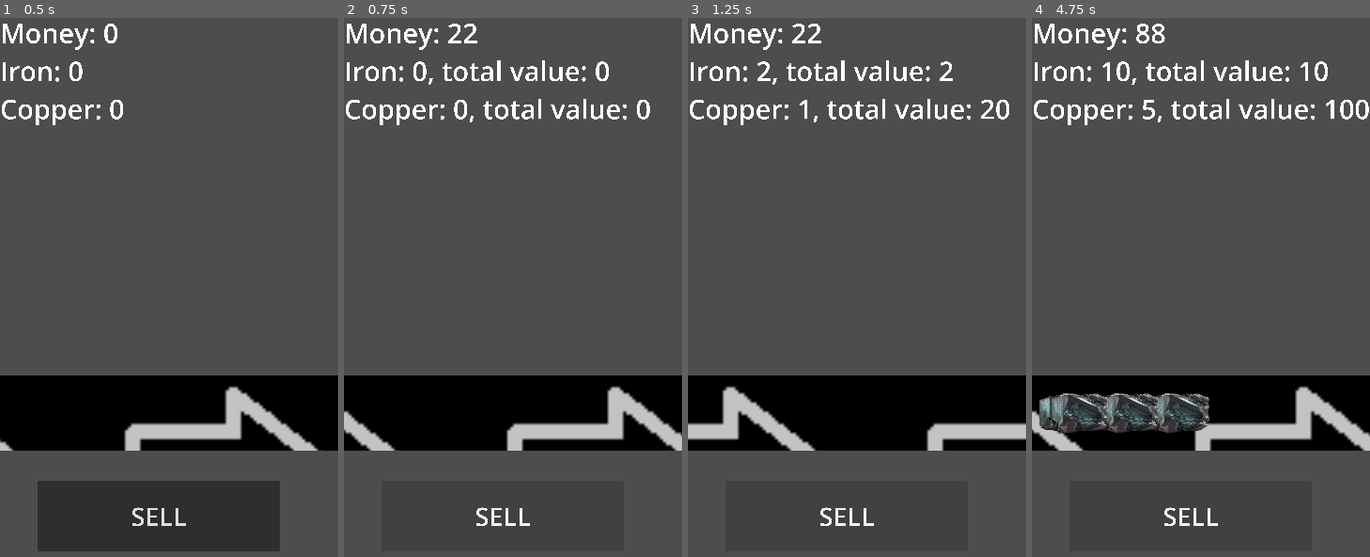
Above: before the commit, frames 1-4 (left to right).
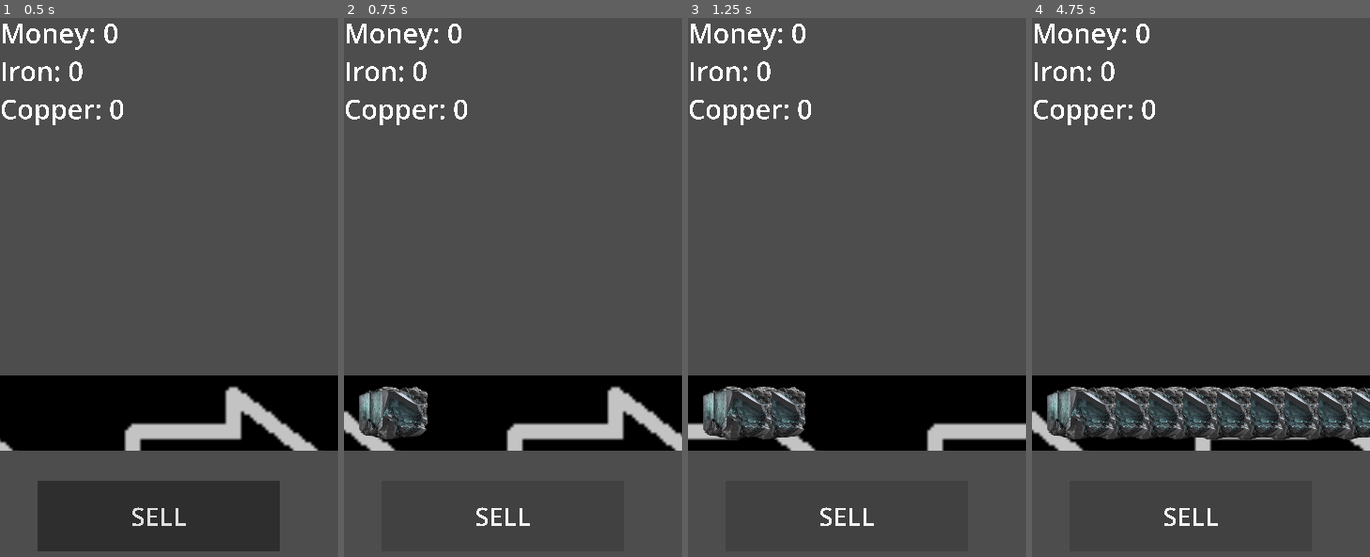
Above: after the commit, the same moments.

Repository: TheHaput/IdleProyecto
Game: Godot game, scene res://scenes/main.tscn
Two runs of this game, one before a commit and one after it. Both use one fixed random seed, a clock stepped at 60 frames per second and the inputs below.
Inputs:
- Up to frame 1 (0.5 s): no input
- Up to frame 2 (0.75 s): click "SELL" at 0.5 s
- Up to frame 3 (1.25 s): no input
- Up to frame 4 (4.75 s): click "SELL" at 1.25 s; click "SELL" at 2 s

Frame 1 is identical in both runs. In frame 2, 3.0% of the frame differs, in the area x 4-91%, y 1-79%; in frame 3, 4.1%; in frame 4, 9.2%, in the area x 2-100%, y 1-79%.

Commit message:
Eliminado archivos que ya no hacen falta. Implementado auto-venta de objetos al final de la cinta

Diff:
--- a/idleproyecto/resources/Copper.tres
+++ /dev/null
@@ -1,10 +0,0 @@
-[gd_resource type="Resource" script_class="ResourceData" load_steps=3 format=3 uid="uid://um3r4b6pulml"]
-
-[ext_resource type="Script" path="res://scripts/ResourceData.gd" id="1_laifh"]
-[ext_resource type="Texture2D" uid="uid://b2mlw2hfr0mc2" path="res://assets/sprites/copperOre.png" id="2_uari1"]
-
-[resource]
-script = ExtResource("1_laifh")
-name = "Copper"
-value = 20
-sprite = ExtResource("2_uari1")
--- a/idleproyecto/resources/Iron.tres
+++ /dev/null
@@ -1,10 +0,0 @@
-[gd_resource type="Resource" script_class="ResourceData" load_steps=3 format=3 uid="uid://oaja5cm7biir"]
-
-[ext_resource type="Script" path="res://scripts/ResourceData.gd" id="1_vpj5w"]
-[ext_resource type="Texture2D" uid="uid://dikst82eckk55" path="res://assets/sprites/ironOre.png" id="2_gdsh1"]
-
-[resource]
-script = ExtResource("1_vpj5w")
-name = "Iron"
-value = 1
-sprite = ExtResource("2_gdsh1")
--- a/idleproyecto/scenes/conveyor.tres
+++ /dev/null
@@ -1,46 +0,0 @@
-[gd_resource type="VisualShader" load_steps=4 format=3 uid="uid://d1ibu72vyinek"]
-
-[ext_resource type="Texture2D" uid="uid://dncnktx4bwvg1" path="res://assets/sprites/Conveyor 22222.png" id="1_ona63"]
-
-[sub_resource type="VisualShaderNodeTexture" id="VisualShaderNodeTexture_fodu6"]
-source = 2
-texture = ExtResource("1_ona63")
-texture_type = 1
-
-[sub_resource type="VisualShaderNodeVectorFunc" id="VisualShaderNodeVectorFunc_1xjsc"]
-default_input_values = [0, Vector2(0, 0)]
-op_type = 0
-function = 18
-
-[resource]
-code = "shader_type canvas_item;
-render_mode blend_mix;
-
-
-
-
-void fragment() {
-// VectorFunc:3
-	vec2 n_in3p0 = vec2(0.00000, 0.00000);
-	vec2 n_out3p0 = fract(n_in3p0);
-
-
-	vec4 n_out2p0;
-// Texture2D:2
-	n_out2p0 = texture(TEXTURE, n_out3p0);
-
-
-// Output:0
-	NORMAL = vec3(n_out2p0.xyz);
-
-
-}
-"
-mode = 1
-flags/light_only = false
-nodes/fragment/0/position = Vector2(640, 220)
-nodes/fragment/2/node = SubResource("VisualShaderNodeTexture_fodu6")
-nodes/fragment/2/position = Vector2(260, 220)
-nodes/fragment/3/node = SubResource("VisualShaderNodeVectorFunc_1xjsc")
-nodes/fragment/3/position = Vector2(-20, 320)
-nodes/fragment/connections = PackedInt32Array(3, 0, 2, 0, 2, 0, 0, 2)
--- a/idleproyecto/scenes/conveyor.tscn
+++ b/idleproyecto/scenes/conveyor.tscn
@@ -1,10 +1,8 @@
-[gd_scene load_steps=7 format=3 uid="uid://df4hmpimw53v4"]
+[gd_scene load_steps=5 format=3 uid="uid://df4hmpimw53v4"]
 
 [ext_resource type="Script" path="res://scripts/ConveyorBelt.gd" id="1_63gp6"]
 [ext_resource type="Shader" path="res://assets/shaders/conveyorAnimation.gdshader" id="2_x4rgq"]
 [ext_resource type="Texture2D" uid="uid://dncnktx4bwvg1" path="res://assets/sprites/Conveyor 22222.png" id="3_k0vku"]
-[ext_resource type="Texture2D" uid="uid://dueo8yulcsk3m" path="res://assets/sprites/Machine_sprite.png" id="4_126ku"]
-[ext_resource type="Script" path="res://scripts/Machine.gd" id="5_c23sg"]
 
 [sub_resource type="ShaderMaterial" id="ShaderMaterial_cyh4c"]
 shader = ExtResource("2_x4rgq")
@@ -20,12 +18,3 @@
 centered = false
 offset = Vector2(-10, -50)
 script = ExtResource("1_63gp6")
-
-[node name="Machines" type="Node2D" parent="."]
-visible = false
-
-[node name="Machine1" type="Sprite2D" parent="Machines" groups=["Machines"]]
-position = Vector2(50, 0)
-scale = Vector2(0.03, 0.15)
-texture = ExtResource("4_126ku")
-script = ExtResource("5_c23sg")
--- a/idleproyecto/scenes/gui.tscn
+++ b/idleproyecto/scenes/gui.tscn
@@ -1,6 +1,4 @@
-[gd_scene load_steps=2 format=3 uid="uid://dwuqi8bn3vv5c"]
-
-[ext_resource type="Script" path="res://scripts/amountsControls.gd" id="1_qhhxt"]
+[gd_scene format=3 uid="uid://dwuqi8bn3vv5c"]
 
 [node name="Control" type="Control"]
 layout_mode = 3
@@ -9,35 +7,30 @@
 anchor_bottom = 1.0
 grow_horizontal = 2
 grow_vertical = 2
-script = ExtResource("1_qhhxt")
 
-[node name="VBoxContainer" type="VBoxContainer" parent="."]
+[node name="Labels" type="VBoxContainer" parent="."]
 layout_mode = 1
 offset_right = 552.0
 offset_bottom = 503.0
 scale = Vector2(0.06, 0.06)
 
-[node name="MoneyLabel" type="Label" parent="VBoxContainer"]
+[node name="MoneyLabel" type="Label" parent="Labels"]
 texture_filter = 1
 layout_mode = 2
 theme_override_font_sizes/font_size = 120
 text = "Money: 0"
 
-[node name="IronLabel" type="Label" parent="VBoxContainer"]
+[node name="IronLabel" type="Label" parent="Labels"]
 layout_mode = 2
 theme_override_font_sizes/font_size = 120
 text = "Iron: 0
 "
 
-[node name="CopperLabel" type="Label" parent="VBoxContainer"]
+[node name="CopperLabel" type="Label" parent="Labels"]
 layout_mode = 2
 theme_override_font_sizes/font_size = 120
 text = "Copper: 0
 "
-
-[node name="Timer" type="Timer" parent="."]
-wait_time = 0.514
-autostart = true
 
 [node name="VBoxContainer2" type="VBoxContainer" parent="."]
 layout_mode = 0
@@ -59,6 +52,4 @@
 icon_alignment = 1
 vertical_icon_alignment = 0
 
-[connection signal="timeout" from="Timer" to="." method="_on_timer_timeout"]
-[connection signal="timeout" from="Timer" to="VBoxContainer/IronLabel" method="_on_timer_timeout"]
 [connection signal="pressed" from="VBoxContainer2/Button" to="." method="_on_button_pressed"]
--- /dev/null
+++ b/idleproyecto/scenes/machines.tscn
@@ -0,0 +1,12 @@
+[gd_scene load_steps=3 format=3 uid="uid://dfv7un6v6m8wk"]
+
+[ext_resource type="Texture2D" uid="uid://dueo8yulcsk3m" path="res://assets/sprites/Machine_sprite.png" id="1_ucx34"]
+[ext_resource type="Script" path="res://scripts/Machine.gd" id="2_8lcxa"]
+
+[node name="Machines" type="Node2D"]
+
+[node name="Machine1" type="Sprite2D" parent="." groups=["Machines"]]
+position = Vector2(50, 0)
+scale = Vector2(0.03, 0.15)
+texture = ExtResource("1_ucx34")
+script = ExtResource("2_8lcxa")
--- a/idleproyecto/scenes/main.tscn
+++ b/idleproyecto/scenes/main.tscn
@@ -9,5 +9,7 @@
 
 [node name="GUI" parent="." instance=ExtResource("1_ofy2d")]
 
-[node name="Conveyor" parent="." instance=ExtResource("2_43lhq")]
+[node name="Conveyor" parent="." groups=["Conveyors"] instance=ExtResource("2_43lhq")]
 position = Vector2(9, 106)
+
+[connection signal="sell_item" from="Conveyor" to="." method="_on_conveyor_sell_item"]
--- a/idleproyecto/scripts/ConveyorBelt.gd
+++ b/idleproyecto/scripts/ConveyorBelt.gd
@@ -1,5 +1,8 @@
 # Conveyor.gd
 extends Node2D
+
+# Maybe this will need to be connected through code in _ready() when conveyors are created through code
+signal sell_item(item: Item)
 
 var items := []
 var item_sprites := []
@@ -7,10 +10,10 @@
 
 # Constants
 const ITEM_TYPE = preload("res://resources/IronResource.tres") # TODO This will be assigned by the main game loop
-const SPAWN_FREQUENCY = 1.5
-const MOVEMENT_SPEED = 10
+const SPAWN_FREQUENCY = 0.5
+const MOVEMENT_SPEED = 20
 
-func ready():
+func _ready():
 	# Create a timer
 	item_spawn_timer = Timer.new()
 	item_spawn_timer.wait_time = SPAWN_FREQUENCY
@@ -19,10 +22,9 @@
 	item_spawn_timer.connect("timeout", _on_item_spawn_timeout)
 
 func _on_item_spawn_timeout():
-	var new_item = ITEM_TYPE.new()
-	add_item(new_item)
+	add_item(ITEM_TYPE)
 
-func _process(delta):
+func _process(_delta):
 	move_items()
 
 func add_item(item: Item):
@@ -30,7 +32,7 @@
 	var sprite = Sprite2D.new()
 	sprite.texture = item.sprite
 	sprite.position = Vector2.ZERO
-	sprite.scale = Vector2(0.125, 0.3)
+	sprite.scale = Vector2(0.125, 0.4)
 
 	# Add the item to the queue and scene
 	items.append(item)
@@ -46,11 +48,23 @@
 	return null
 
 func move_items():
-	# Logic to move items along the conveyor
-	for sprite in item_sprites:
+	var indices_to_remove = []
+
+	for i in range(item_sprites.size()):
+		var sprite = item_sprites[i]
 		sprite.position.x += MOVEMENT_SPEED * get_process_delta_time()
-		check_machine_interaction(sprite)
-		check_end_of_line(sprite)
+
+		if is_at_end_of_line(sprite):
+			emit_signal("sell_item", items[i])
+			indices_to_remove.append(i)
+		# TODO bring back later check_machine_interaction(item_sprites[sprite])
+
+	# Remove items from the arrays after iteration
+	if indices_to_remove != null:
+		#indices_to_remove.reverse()
+		for i in indices_to_remove:
+			items.remove_at(i)
+			item_sprites.remove_at(i)
 
 func check_machine_interaction(sprite: Sprite2D):
 	# Check if an item should interact with a machine along the conveyor
@@ -58,9 +72,10 @@
 		if sprite.position.distance_to(machine.position) < 3:  # Example proximity check
 			machine.interact_with_conveyor(self)
 
-func check_end_of_line(sprite: Sprite2D):
+func is_at_end_of_line(sprite: Sprite2D) -> bool:
 	# Logic for when an item reaches the end of the conveyor
 	if sprite.position.x > get_viewport_rect().size.x:
 		sprite.queue_free()  # Remove the sprite from the scene
-		item_sprites.erase(sprite)  # Remove the sprite from the array
-		# TODO sell or store in warehouse
+		return true
+
+	return false
--- a/idleproyecto/scripts/MainGameLoop.gd
+++ b/idleproyecto/scripts/MainGameLoop.gd
@@ -1,36 +1,17 @@
 extends Node2D
 
-
-var conveyor_nodes = []
-var iron_resource
-var copper_resource
+var conveyors = []
+var money = 0
 
 func _ready():
 	# Referencia al nodo Conveyor
-	for child in get_children():
-		if "Conveyor" in child.name:
-			conveyor_nodes.append(child)
+	for conveyor in get_tree().get_nodes_in_group("Conveyors"):
+		conveyors.append(conveyor)
 
-	iron_resource = preload("res://resources/IronResource.tres")
-	copper_resource = preload("res://resources/Copper.tres")
+func _on_conveyor_sell_item(item: Item) -> void:
+	money += item.value
+	update_gui()
 
-	# Llamar a la función add_item en el Conveyor nada mas carga la escena
-	#conveyor.add_item(iron_resource)
-
-	# Start timer that creates ores every X seconds
-	var timer = Timer.new()
-	timer.wait_time = 1.5  # Añadir un nuevo iron_resource cada 2 segundos
-	timer.connect("timeout", _on_timer_timeout)
-	add_child(timer)
-	timer.start()
-
-func _on_timer_timeout():
-	print_debug("Timer timeout")
-	# Llamar a add_item repetidamente
-	for i in range(conveyor_nodes.size()):
-		var conveyor = conveyor_nodes[i]
-		# Si es un numero par
-		if i % 2 == 0:
-			conveyor.add_item(iron_resource)
-		else:
-			conveyor.add_item(copper_resource)
+func update_gui():
+	var money_label = $GUI/Labels/MoneyLabel
+	money_label.text = "Money: %d" %money
--- a/idleproyecto/scripts/ResourceData.gd
+++ /dev/null
@@ -1,7 +0,0 @@
-extends Resource
-
-class_name ResourceData
-
-@export var name: String = ""
-@export var value: int = 0
-@export var sprite: Texture = null
--- a/idleproyecto/scripts/amountsControls.gd
+++ /dev/null
@@ -1,45 +0,0 @@
-extends Control
-
-# Amounts
-var copperAmount := 0
-var ironAmount := 0
-var money := 0
-
-# Labels
-var moneyLabel
-var ironLabel
-var copperLabel
-
-# Resources
-var copperResource: ResourceData
-var ironResource: ResourceData
-
-func _ready():
-	copperResource = preload("res://resources/Copper.tres")
-	ironResource = preload("res://resources/Iron.tres")
-	print_debug("Iron and copper values: " + str(ironResource.value) + " " + str(copperResource.value))
-
-
-	moneyLabel = $VBoxContainer/MoneyLabel
-	ironLabel = $VBoxContainer/IronLabel
-	copperLabel = $VBoxContainer/CopperLabel
-
-func _on_timer_timeout():
-	copperAmount += 1
-	ironAmount += 2
-	updateLabels()
-
-func _on_button_pressed():
-	sell()
-	## int to string
-	moneyLabel.text = "Money: %d" % money
-
-func sell():
-	money += copperAmount * copperResource.value + ironAmount * ironResource.value
-	copperAmount = 0
-	ironAmount = 0
-	updateLabels()
-
-func updateLabels():
-	ironLabel.text = "Iron: %d, total value: %d" % [ironAmount, ironAmount * ironResource.value]
-	copperLabel.text = "Copper: %d, total value: %d" % [copperAmount, copperAmount * copperResource.value]
